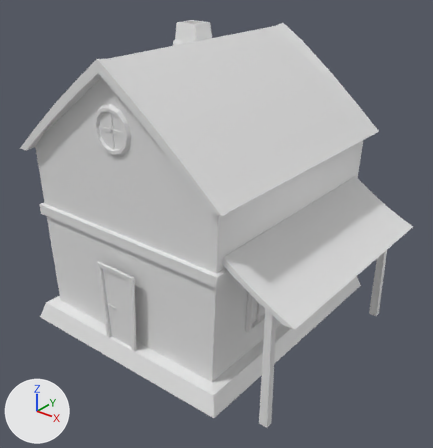
An edit to the FBX model Assets/_Project/3D_Models/House.fbx, drawn before and after from the same camera.
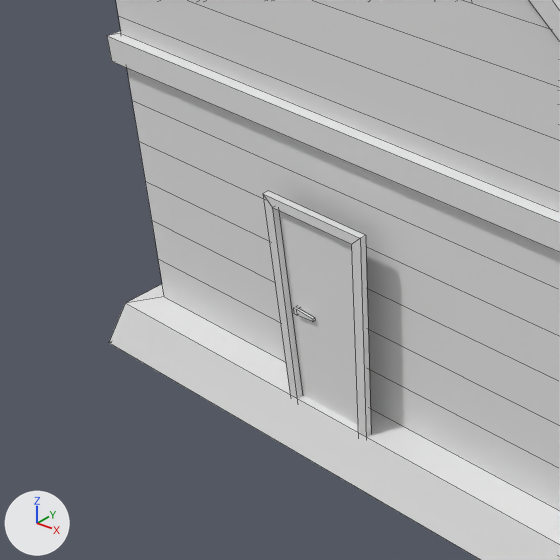
Each version is shown whole from a 50 mm lens placed at (43.3, -50.7, 45.7), pointed at (2.8, -0.1, 14.3), then close up on the part from 0% to 48% of the width and 43% to 89% of the height. The axes (+X, +Y, +Z) are drawn at lower left. The lights are the same throughout. The close-ups show mesh edges as thin lines. Where no turn or scale is listed for an object, it has been applied to the vertices.

Script lines for the objects in view, before the commit:
```python
me_circle_011 = bpy.data.meshes.new('Circle.011')
me_circle_011.from_pydata(...)  # 438 vertices, 376 faces; spans x -15.2..21.0, y -14.4..18.5, z 0.0..35.3
me_circle_011.materials.append(mat_casa)  # white #e7e7e7
ob_circle_001 = bpy.data.objects.new('Circle.001', me_circle_011)
ob_circle_001.location = (0.0, 0.0, 0.0)
```
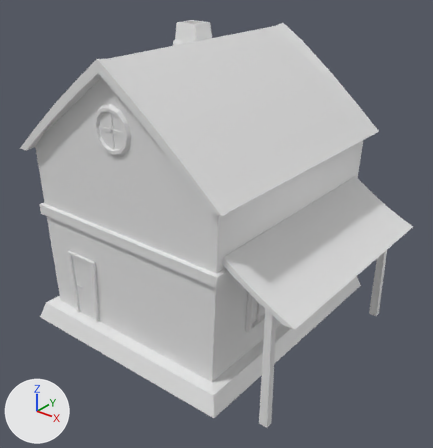
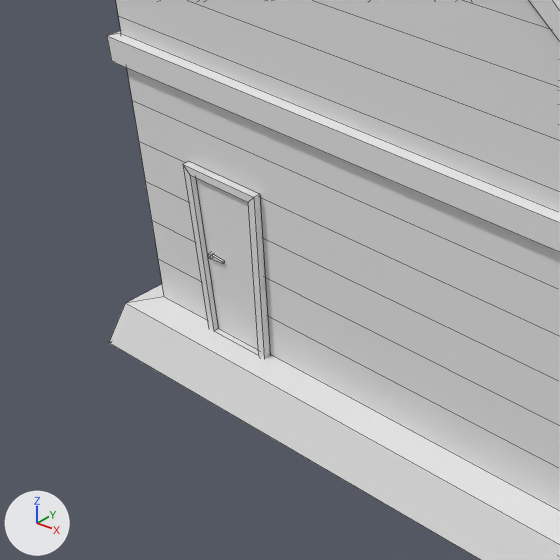
The newer file is also turned or shifted as a whole; pictures and numbers use the older file's frame.

Edits to the bpy script that builds the scene:
```text
Change me_circle_011:
    where me_circle_011.from_pydata(...)  # 438 vertices, 376 faces; spans x -15.2..21.0, y -14.4..18.5, z 0.0..35.3
    used by ob_circle_001; location = (0.0, 0.0, 0.0)
    me_circle_011 part 1: the loose piece of 16 vertices spanning x -2.2..-1.1, y -13.6..-13.3, z 7.5..7.8 is scaled about its middle by 0.828, then moved by (-6.8, 0.9, -0.3)
    me_circle_011 part 2: the loose piece of 16 vertices spanning x -3.3..2.3, y -13.7..-13.4, z 2.3..12.9 is scaled about its middle by (0.828, 0.957, 0.828), then moved by (-7.0, 1.0, -0.3)
```

Pixel boxes [x1, y1, x2, y2] of what changed, in the close-ups (560 x 560 px; the box of a moved part takes in the faces that stretch with it):
part 1 of me_circle_011, moved or reshaped
    before: [293, 306, 315, 322]
    after: [208, 252, 224, 264]
part 2 of me_circle_011, moved or reshaped
    before: [263, 191, 371, 437]
    after: [183, 162, 270, 359]
